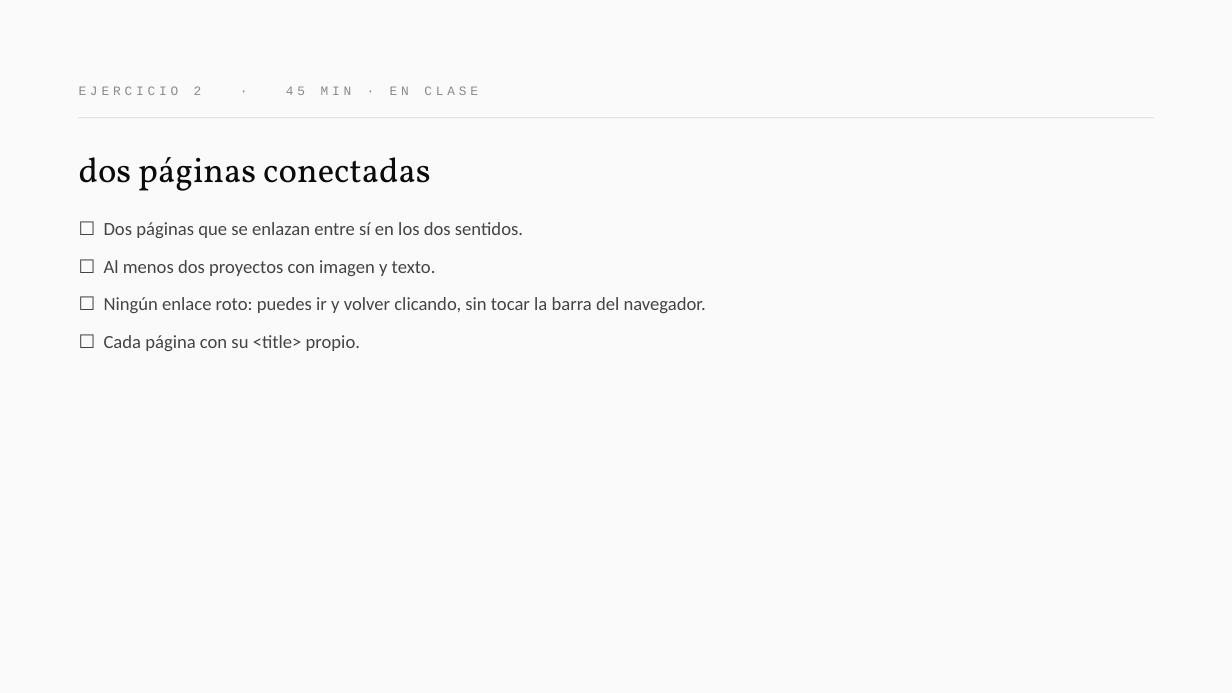
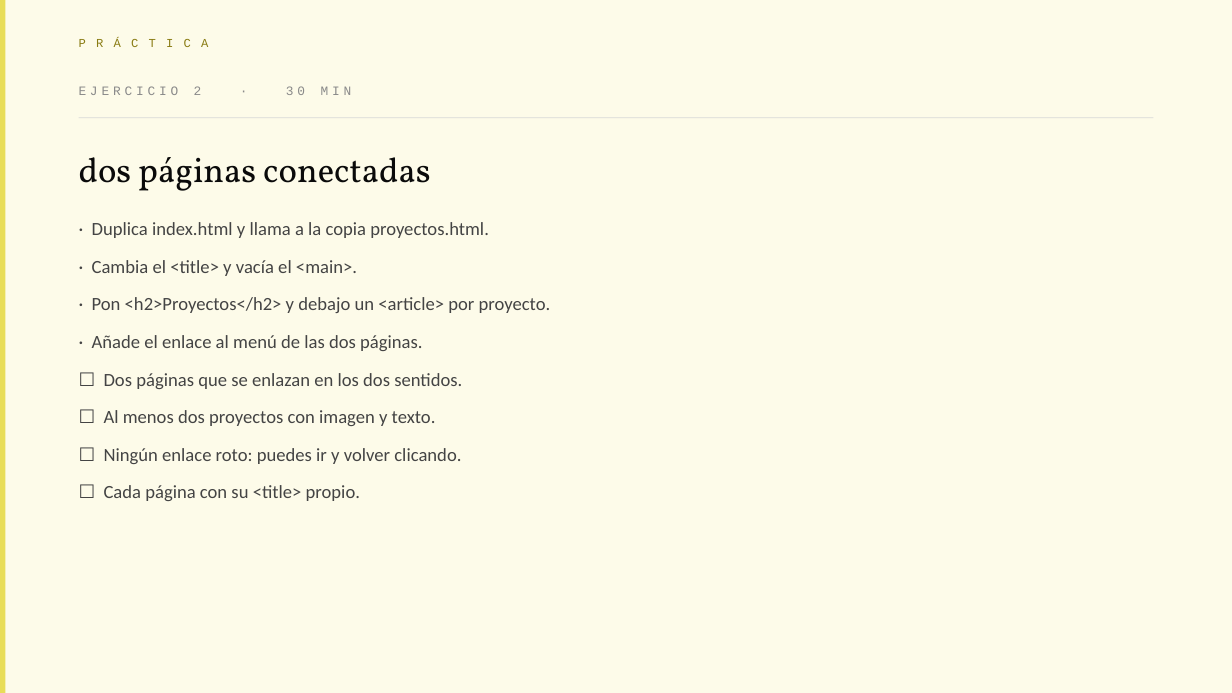
Before and after one commit to meowrhino/tallerEscocesa, a slide deck: slide 35 of presentaciones/Sesion-1-HTML.pptx (slide 34 before the commit). Drawn at 1232x693 pixels with LibreOffice and Linux fonts; fonts in the diff are those of the drawing. Boxes give left, top, right and bottom in pixels: in the first picture for what was removed or moved away, otherwise in the second. Text is boxed around its words. In the diff, an @@ line names an element or a change of style, - is before the commit and + after.

```diff
--- a/presentaciones/Sesion-1-HTML.pptx
+++ b/presentaciones/Sesion-1-HTML.pptx
@@ rectangle at (0,0,1232,693): fill #FAFAFA to #FDFBE9 @@
@@ rectangle added at (0,0,6,693), fill #E8DD58 @@
@@ text added at (79,31,1153,54), 9.5 pt, text #8A7C14 @@
+PRÁCTICA
@@ text at (79,86,352,95): text changed @@
-EJERCICIO 2 · 45 MIN · EN CLASE
+EJERCICIO 2 · 30 MIN
@@ text at (92,222,551,389): text changed @@
-☐ Dos páginas que se enlazan entre sí en los dos sentidos.
+· Duplica index.html y llama a la copia proyectos.html.
+· Cambia el <title> y vacía el <main>.
+· Pon <h2>Proyectos</h2> y debajo un <article> por proyecto.
+· Añade el enlace al menú de las dos páginas.
+☐ Dos páginas que se enlazan en los dos sentidos.
@@ text at (104,448,461,464): text changed @@
-☐ Ningún enlace roto: puedes ir y volver clicando, sin tocar la barra del navegador.
+☐ Ningún enlace roto: puedes ir y volver clicando.
```
Also in this commit, not shown: 34 other slides changed, 8 slides added, 7 slides removed, 10 other files.
